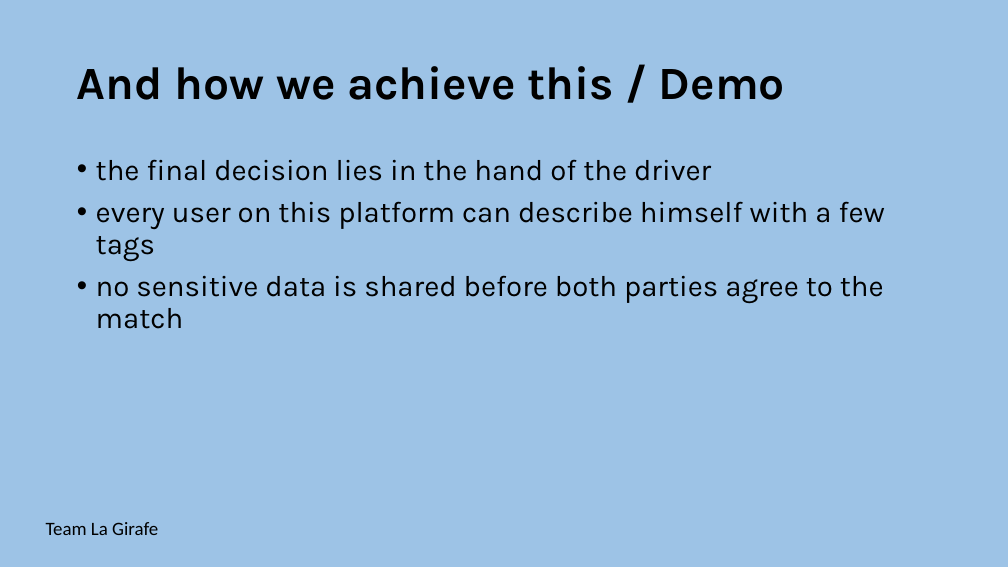
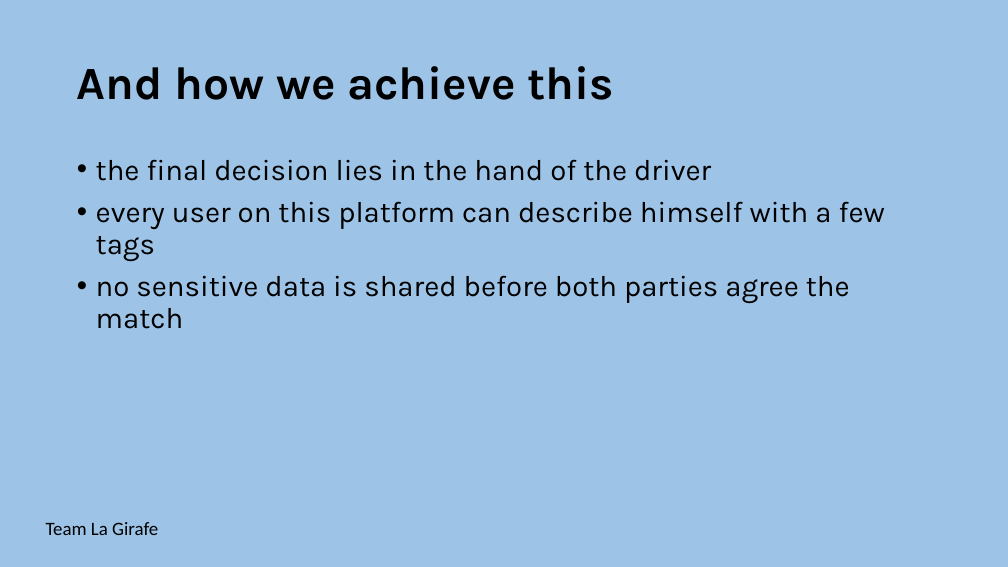
Before and after one commit to lumagician/dachfenster, a slide deck: slide 5 of static/dachfenster-pitch.pptx. Drawn at 1008x567 pixels with LibreOffice and Linux fonts; fonts in the diff are those of the drawing. Boxes give left, top, right and bottom in pixels: in the first picture for what was removed or moved away, otherwise in the second. Text is boxed around its words. In the diff, an @@ line names an element or a change of style, - is before the commit and + after.

Commit message:
presentation final

```diff
--- a/static/dachfenster-pitch.pptx
+++ b/static/dachfenster-pitch.pptx
@@ title at (77,66,613,100): text changed @@
-And how we achieve this / Demo
+And how we achieve this
@@ text at (96,275,850,329): text changed @@
-• no sensitive data is shared before both parties agree to the match
+• no sensitive data is shared before both parties agree the match
```
Also in this commit, not shown: 2 slides added.
